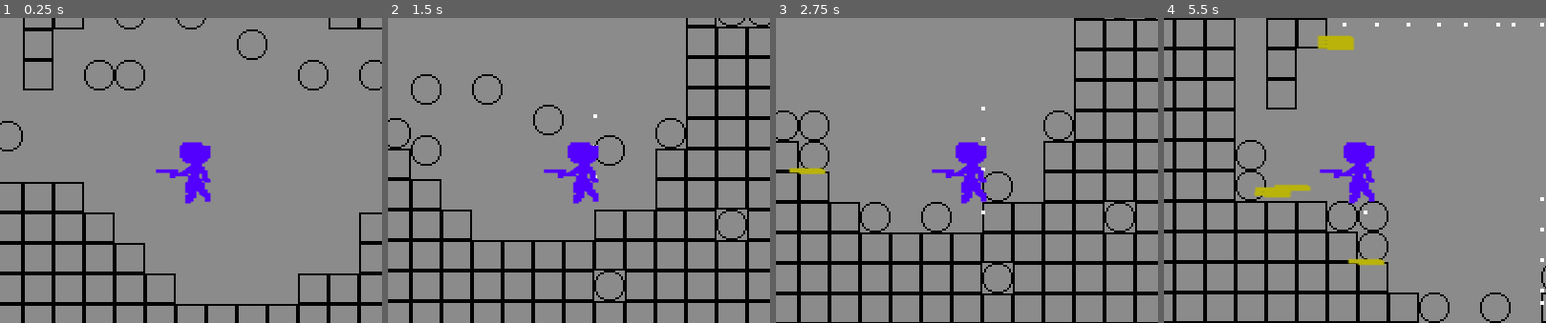
Above: before the commit, frames 1-4 (left to right).
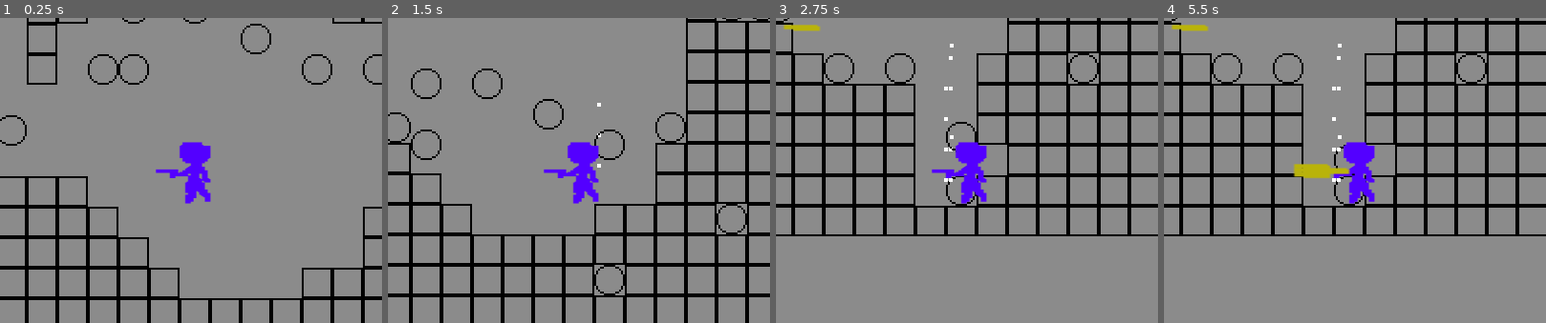
Above: after the commit, the same moments.

Repository: xanax/iamlegend
Game: Godot game, scene res://Node2D.tscn
Same seed, same stepped clock (60 frames per second), same inputs: the game is played once before the commit and once after it.
Inputs:
- Up to frame 1 (0.25 s): no input
- Up to frame 2 (1.5 s): tap Enter (ui_accept) at 0.5, 0.77 s; hold Right (ui_right) 0.53-1.28 s; hold Down (ui_down) from 1.28 s (still down)
- Up to frame 3 (2.75 s): tap Enter (ui_accept) at 1.52 s; release Down (ui_down) at 2.03 s; hold Right (ui_right) from 2.03 s (still down)
- Up to frame 4 (5.5 s): release Right (ui_right) at 2.78 s; hold Up (ui_up) 2.78-3.53 s; tap Enter (ui_accept) at 3.02, 3.77, 4.52, 5 s; hold Left (ui_left) 3.53-5.03 s; hold Down (ui_down) from 5.03 s (still down)

The runs differ from the first frame. In frame 1, 12% of the frame differs, in the area x 0-100%, y 0-100%; in frame 2, 13%; in frame 3, 24%; in frame 4, 23%.

Commit message:
better collision

Diff:
--- a/Man.gd
+++ b/Man.gd
@@ -41,10 +41,10 @@
 		# Confirm the colliding body is a TileMap
 		if collision.collider is TileMap:
 			# Find the character's position in tile coordinates
-			var tile_pos = collision.collider.world_to_map(position)
+			var tile_pos = collision.collider.world_to_map(collision.position)
 			# Find the colliding tile position
 			collision.collider.get_node("Mask").collisions.append(collision.position)
-			tile_pos -= collision.normal
+			#tile_pos -= collision.normal
 			# Get the tile id
 			var tile_id = collision.collider.get_cellv(tile_pos)
 			if(tile_id == 4):
--- a/Node2D.tscn
+++ b/Node2D.tscn
@@ -30,7 +30,6 @@
 [node name="Node2D" type="Node2D"]
 
 [node name="TileMap" type="TileMap" parent="."]
-position = Vector2( -2, 3 )
 tile_set = ExtResource( 3 )
 cell_size = Vector2( 16, 16 )
 cell_custom_transform = Transform2D( 32, 0, 0, 32, 0, 0 )
Not shown: 2 places in Node2D.tscn that only renumber resources
Not shown: 3 places in tiles.tres that only renumber resources
